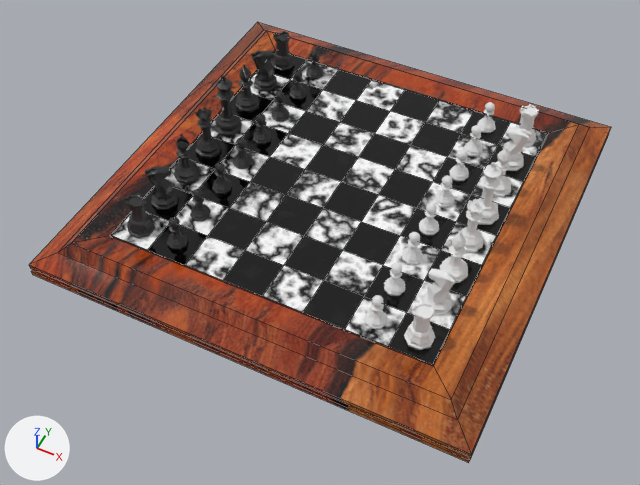
What one commit did to the Blender file blender/source/Chess.blend.
One viewpoint serves both versions: a 50 mm lens placed at (0.392, -0.854, 0.915), pointed at (0.008, -0.087, -0.044). The lights are fixed; the arrows at lower left show +X, +Y and +Z. Mesh edges are drawn as thin lines on the coarser meshes.

The scene before the commit, as lines of its bpy script (objects in view):
```python
me_cylinder_002 = bpy.data.meshes.new('Cylinder.002')
me_cylinder_002.from_pydata(...)  # 313 vertices, 313 faces; spans x -0.0196..0.0196, y -0.0196..0.0196, z 0.0..0.0895
me_cylinder_009 = bpy.data.meshes.new('Cylinder.009')
me_cylinder_009.from_pydata(...)  # 238 vertices, 238 faces; spans x -0.0149..0.0149, y -0.0149..0.0149, z 0.0..0.0505
me_cylinder_009.materials.append(mat_black_pieces)  # black #292929
me_cylinder_010 = bpy.data.meshes.new('Cylinder.010')
me_cylinder_010.from_pydata(...)  # 144 vertices, 138 faces; spans x -0.02..0.02, y -0.02..0.02, z 0.0..0.058
me_cylinder_010.materials.append(mat_black_pieces)  # black #292929
ob_king = bpy.data.objects.new('King', me_cylinder_002)
ob_king.parent = ob_white_pieces
ob_king.matrix_parent_inverse = Matrix(((0.0, -1.0, 0.0, 0.0), (1.0, 0.0, 0.0, -0.09), (0.0, 0.0, 1.0, 0.0), (0.0, 0.0, 0.0, 1.0)))
ob_king.location = (0.21, 0.03, 0.0)
ob_king.scale = (1.12, 1.12, 1.12)
ob_knight_003 = bpy.data.objects.new('Knight.003', me_cylinder_009)
ob_knight_003.parent = ob_black_pieces
ob_knight_003.matrix_parent_inverse = Matrix(((0.0, 1.0, 0.0, 0.0), (-1.0, 0.0, 0.0, -0.09), (0.0, 0.0, 1.0, 0.0), (0.0, 0.0, 0.0, 1.0)))
ob_knight_003.location = (-0.21, -0.15, 0.0)
ob_knight_003.rotation_euler = (0.0, 0.0, 5.521)  # degrees (0, 0, 316)
ob_knight_003.scale = (1.34, 1.34, 1.32)
ob_rook_003 = bpy.data.objects.new('Rook.003', me_cylinder_010)
ob_rook_003.parent = ob_black_pieces
ob_rook_003.matrix_parent_inverse = Matrix(((0.0, 1.0, 0.0, 0.0), (-1.0, 0.0, 0.0, -0.09), (0.0, 0.0, 1.0, 0.0), (0.0, 0.0, 0.0, 1.0)))
ob_rook_003.location = (-0.21, -0.21, 0.0)
ob_rook_003.rotation_euler = (0.0, 0.0, 3.534)  # degrees (0, 0, 202)
# also in view: 'Knight' at (0.21, 0.15, 0.033); 'Queen' at (0.21, -0.03, 0.04); 'Bishop' at (-0.21, 0.09, 0.04); 'Bishop.002' at (0.21, -0.09, 0.04); 'Queen.001' at (-0.21, -0.03, 0.04)
```
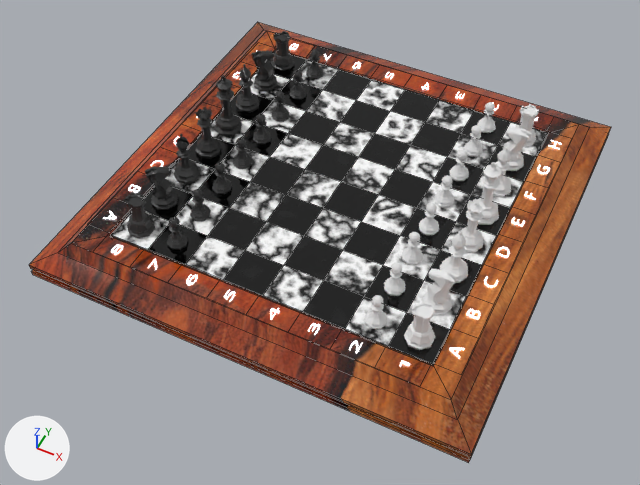
Commit message: asset base cn numeri e lettere

Where the change shows, as pixel boxes (x1, y1, x2, y2) in the pictures (640 x 485 px):
'LettereBianchi', added
    after: (449, 140, 562, 358)
'NumeriBianchi', added
    after: (111, 244, 410, 367)
'NumeriNeri', added
    after: (289, 43, 538, 121)
'LettereNeri', added
    after: (103, 72, 241, 219)

The change, as a list of edits to the scene's bpy script:
```text
Add ob_numerineri:
    ob_numerineri = bpy.data.objects.new('NumeriNeri', me_plane_002)  # 18 vertices, 8 faces; spans x -1.0..1.0, y -1.0..1.0, z 0.0; in mat_material_002 (picture img_numerineri_png_001)
    ob_numerineri.location = (-0.002, 0.258, 0.003)
    ob_numerineri.rotation_euler = (0.0, 0.0, 1.574)  # degrees (0, 0, 90)
    ob_numerineri.scale = (0.0186, 0.24, 0.18)
Add ob_numeribianchi:
    ob_numeribianchi = bpy.data.objects.new('NumeriBianchi', me_plane_003)  # 18 vertices, 8 faces; spans x -1.0..1.0, y -1.0..1.0, z 0.0; in mat_material_003 (picture img_numeribianchi_png_001)
    ob_numeribianchi.location = (-0.002, -0.26, 0.003)
    ob_numeribianchi.rotation_euler = (3.142, 0.0, 4.712)  # degrees (180, 0, 270)
    ob_numeribianchi.scale = (0.0186, 0.24, 0.18)
Add ob_lettereneri:
    ob_lettereneri = bpy.data.objects.new('LettereNeri', me_plane_001)  # 18 vertices, 8 faces; spans x -1.0..1.0, y -1.0..1.0, z 0.0; in mat_material_001 (picture img_lettereneri_png_001)
    ob_lettereneri.location = (-0.259, 0.0, 0.003)
    ob_lettereneri.rotation_euler = (0.0, 0.0, -3.153)  # degrees (0, 0, -181)
    ob_lettereneri.scale = (0.0186, 0.24, 0.18)
Add ob_letterebianchi:
    ob_letterebianchi = bpy.data.objects.new('LettereBianchi', me_plane)  # 18 vertices, 8 faces; spans x -1.0..1.0, y -1.0..1.0, z 0.0; in mat_material (picture img_letterebianchi_png_001)
    ob_letterebianchi.location = (0.259, 0.0, 0.003)
    ob_letterebianchi.scale = (0.0186, 0.24, 0.18)
```
